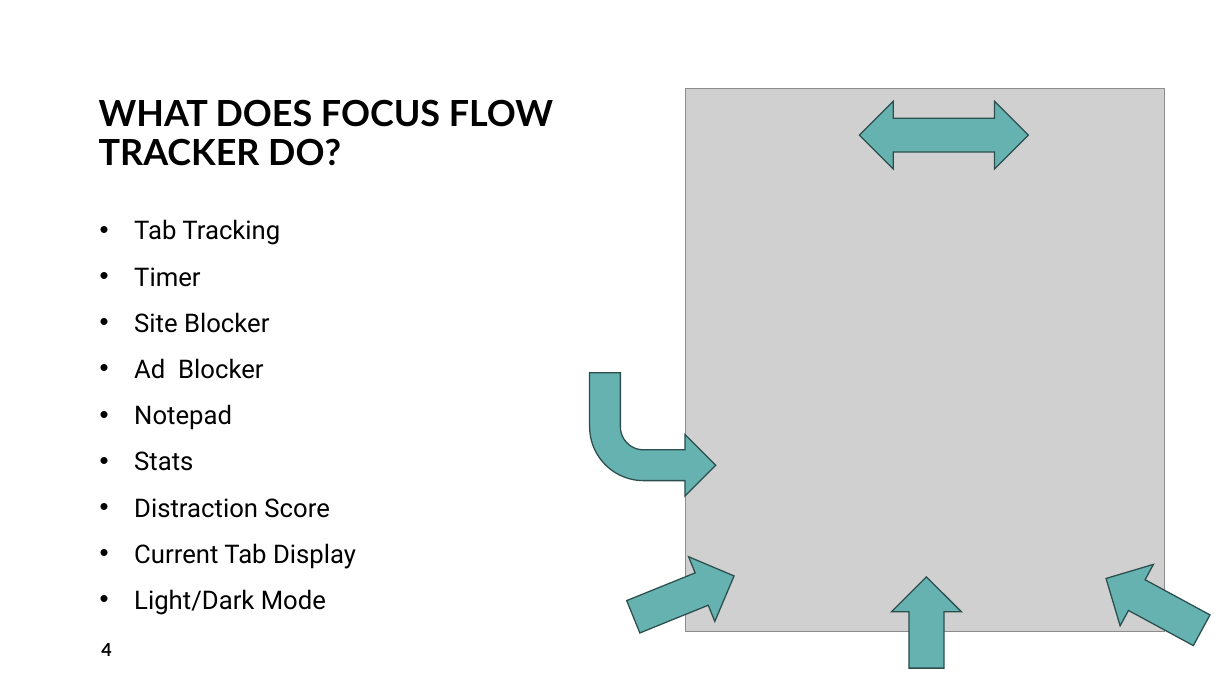
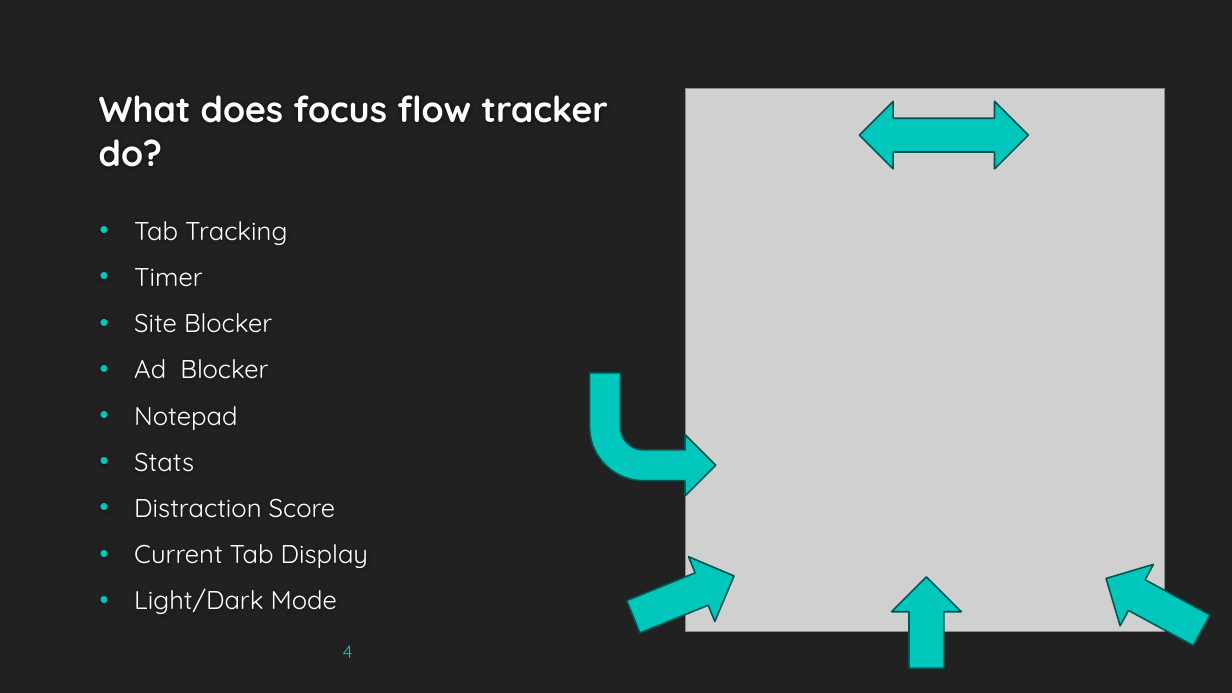
Before and after one commit to spatel787/FocusFlowTracker, a slide deck: slide 4 of Final Presentation.pptx. Drawn at 1232x693 pixels with LibreOffice and Linux fonts; fonts in the diff are those of the drawing; grey boxes stand for pictures. Boxes give left, top, right and bottom in pixels: in the first picture for what was removed or moved away, otherwise in the second. Text is boxed around its words. In the diff, an @@ line names an element or a change of style, - is before the commit and + after.

```diff
--- a/Final Presentation.pptx
+++ b/Final Presentation.pptx
@@ background #FFFFFF to #212121 @@
@@ title at [99, 95, 608, 167]: text changed; font Lato to Quicksand; text colour #000000 to #FEFEFE @@
-WHAT DOES FOCUS FLOW TRACKER DO?
+What does focus flow tracker do?
@@ fill #66B2B0 to #00C6BB; outline #2D4E4D 1 pt to #005752 1.25 pt in 5 elements at [590, 373, 716, 496], [620, 544, 748, 650], [1090, 548, 1219, 661], [892, 577, 962, 668], [860, 102, 1029, 169] @@
@@ text "Tab Tracking" at [134, 221, 368, 614]: font Roboto to Quicksand, text colour #000000 to #FFFFFF; vertical alignment top to middle @@
@@ page number at [343, 645, 353, 658]: font Lato to Quicksand, text colour #000000 to #00C6BB, bold off; alignment left to right @@
```
Also in this commit, not shown: 9 other slides changed, 1 slide removed.
